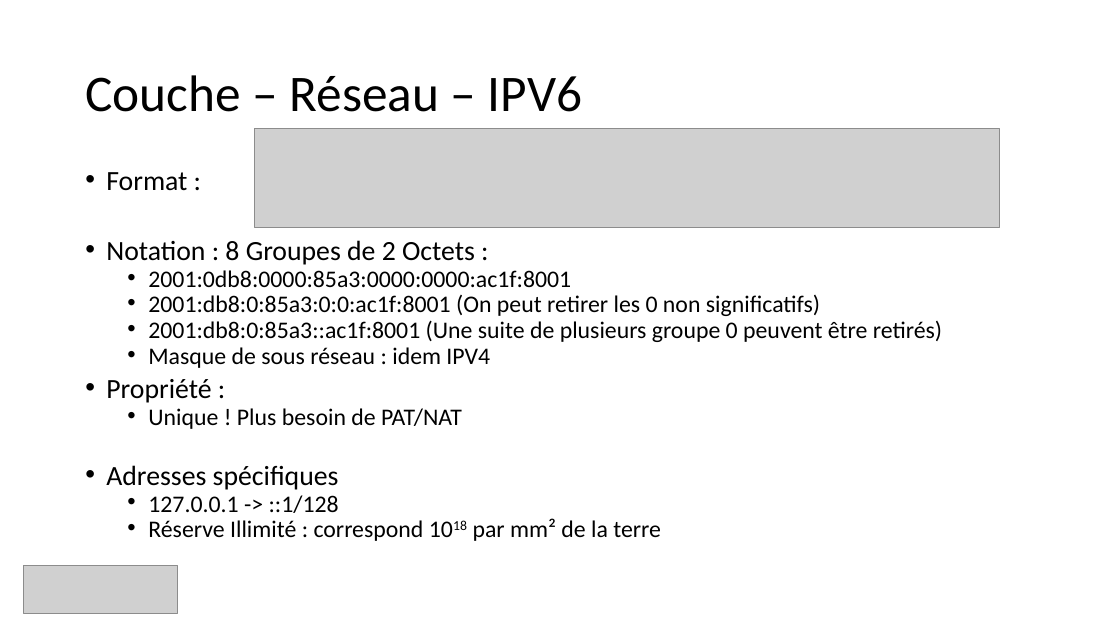
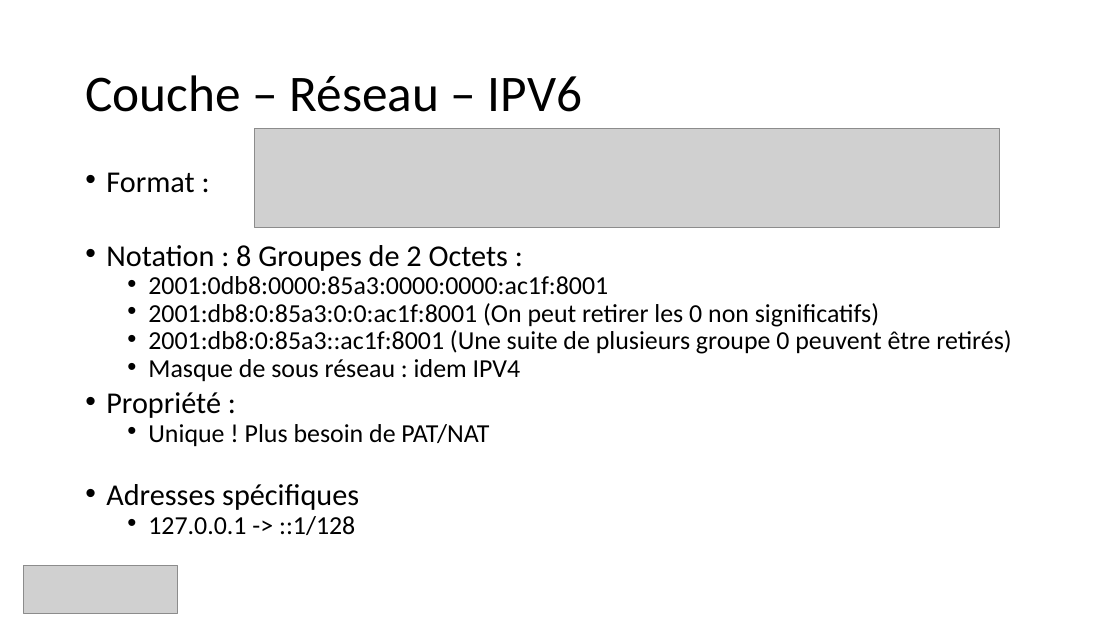
Before and after one commit to guillaume-rico/reseaux_informatiques, a slide deck: slide 18 of 01_CM/CM3 Réseaux Informatiques.pptx (slide 11 before the commit). Drawn at 1120x630 pixels with LibreOffice and Linux fonts; fonts in the diff are those of the drawing; grey boxes stand for pictures. Boxes give left, top, right and bottom in pixels: in the first picture for what was removed or moved away, otherwise in the second. Text is boxed around its words. In the diff, an @@ line names an element or a change of style, - is before the commit and + after.

```diff
--- a/01_CM/CM3 Réseaux Informatiques.pptx
+++ b/01_CM/CM3 Réseaux Informatiques.pptx
@@ text "Format :" at (x1=106, y1=172, x2=1011, y2=535): size 23.8 to 25.9 pt in "Format :", "Notation : 8 Groupes de 2 Octets ...", "Propriété :", "Adresses spécifiques"; size 20.4 to 22.2 pt in "2001:0db8:0000:85a3:0000:0000:ac1f:8001", "2001:db8:0:85a3:0:0:ac1f:8001 (On peut retirer les 0 non ...", "2001:db8:0:85a3::ac1f:8001 (Une suite de plusieurs groupe 0 ...", "Masque de sous réseau : idem IPV4" and 2 more places @@
@@ text at (x1=148, y1=518, x2=661, y2=541): paragraph removed @@
-  • Réserve Illimité : correspond 1018 par mm² de la terre
```
Also in this commit, not shown: 8 other slides changed, 8 slides added, 1 slide removed, 2 other files.
